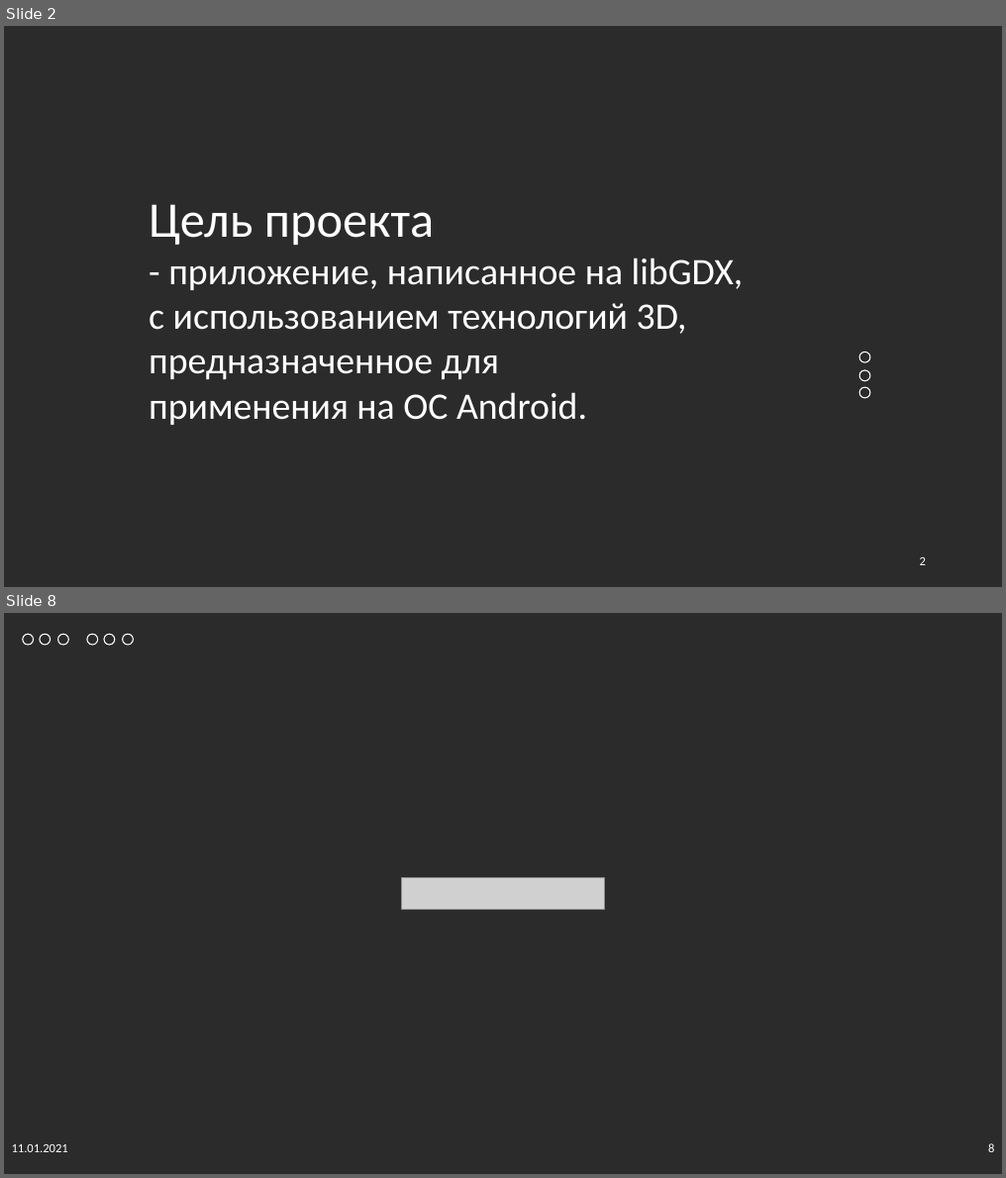
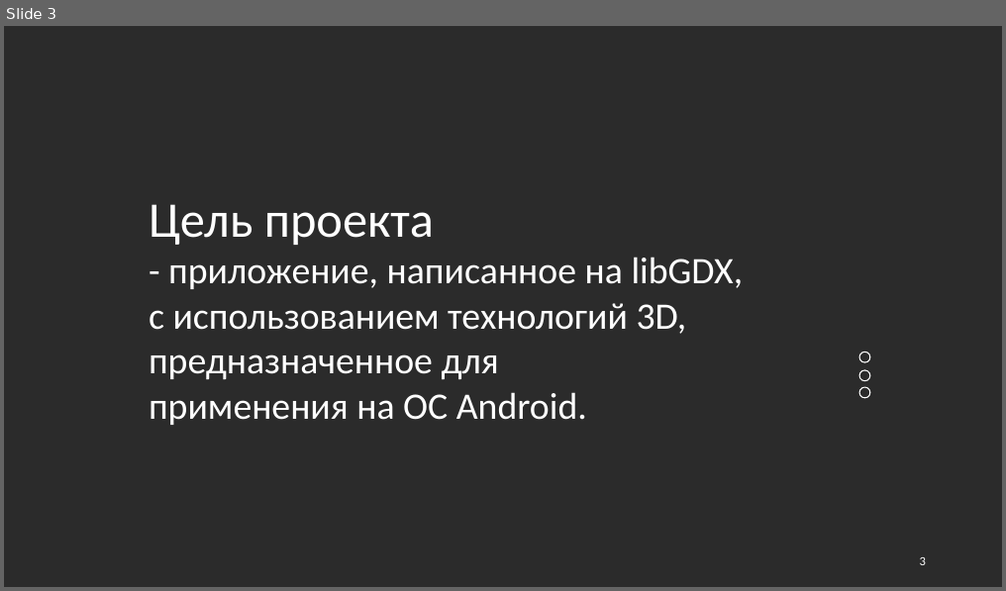
Before and after one commit to heemesss/game_java, a slide deck: Samsung.pptx. Shown one above the other, each under a label of ours: slides 2 and 8 before the commit, slide 3 after it; the slides between them are not shown. The pictures are 1006x1178 and 1006x591 pixels, drawn with LibreOffice and Linux fonts; fonts in the diff are those of the drawing; grey boxes stand for pictures; background and template pictures are left out; a plain dark background stands for a picture behind light text. Boxes give left, top, right and bottom in pixels: in the first picture for what was removed or moved away, otherwise in the second. Text is boxed around its words. In the diff, an @@ line names an element or a change of style, - is before the commit and + after.

```diff
--- a/Samsung.pptx
+++ b/Samsung.pptx
@@ slide 8 removed at <box>4,613,1002,1174</box>, background picture (left out) @@
@@ ellipse removed at <box>23,634,33,645</box> @@
@@ ellipse removed at <box>40,634,50,645</box> @@
@@ ellipse removed at <box>57,634,68,645</box> @@
@@ ellipse removed at <box>87,634,98,645</box> @@
@@ ellipse removed at <box>104,634,115,645</box> @@
@@ ellipse removed at <box>122,634,133,645</box> @@
@@ picture removed at <box>402,878,604,909</box> @@
@@ text removed at <box>12,1145,68,1153</box> @@
-11.01.2021
@@ page number removed at <box>988,1144,994,1153</box> @@
-8
@@ what was slide 2 is now slide 3 @@
@@ page number at <box>920,558,926,566</box>: text changed @@
-2
+3
```
Also in this commit, not shown: 6 slides changed, 2 slides added.
